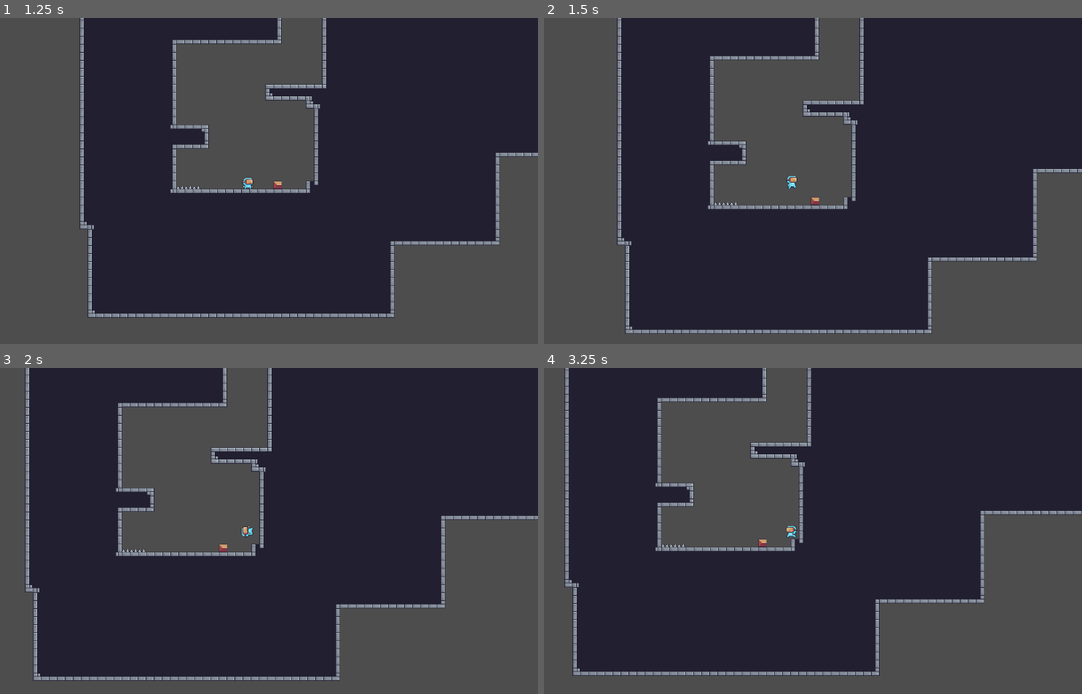
Above: before the commit, frames 1-4 (two rows, left to right).
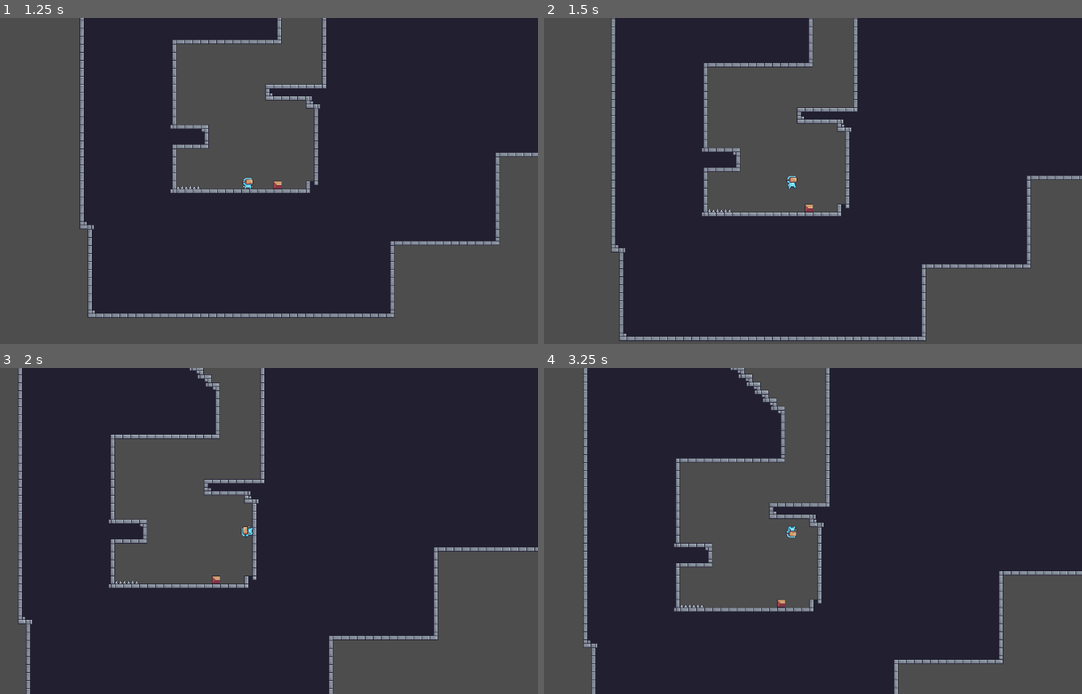
Above: after the commit, the same moments.

Repository: Snappydoodle/Shotgun-Platformer
Game: Godot game, scene res://scripts/levelSelect.tscn
The game is run twice, just before and just after one commit, with the same random seed, the same clock (stepped at 60 frames per second) and the same inputs.
Inputs (mouse positions are in pixels of both pictures, inside the frame that each line leads up to):
- Up to frame 1 (1.25 s): click "test-level" at 0.5 s
- Up to frame 2 (1.5 s): move the mouse to (920, 164) at 1.27 s; hold D (right) from 1.28 s (still down); tap Space (jump) at 1.35 s
- Up to frame 3 (2 s): keep holding D (right); tap Space (jump) at 1.52, 1.82 s
- Up to frame 4 (3.25 s): move the mouse to (673, 547) at 2.02 s; click (673, 547) at 2.1 s; tap Space (jump) at 2.27, 2.3, 2.57, 2.85 s; move the mouse to (850, 459) at 2.77 s; release D (right) at 2.78 s; hold A (left) from 2.78 s (still down)

Frame 1 is identical in both runs. In frame 2, 9.4% of the frame differs, in the area x 12-100%, y 0-100%; in frame 3, 18%; in frame 4, 30%, in the area x 3-100%, y 0-100%.

Commit message:
added collision detection for spikes

Diff:
--- a/project.godot
+++ b/project.godot
@@ -50,9 +50,10 @@
 
 [layer_names]
 
-2d_navigation/layer_1="Walls"
-2d_navigation/layer_2="Player"
-2d_navigation/layer_3="Deadly"
+2d_physics/layer_1="Walls"
+2d_physics/layer_2="Player"
+2d_physics/layer_3="Deadly"
+2d_physics/layer_4="Interractables"
 
 [physics]
 
--- a/scripts/CharacterBody2D.gd
+++ b/scripts/CharacterBody2D.gd
@@ -2,10 +2,10 @@
 
 
 @export var speed : float = 200.0
-@export var jump_velocity : float = -300.0
-@export var double_jump_velocity : float = -200.0
+@export var jump_velocity : float = -400.0
+@export var double_jump_velocity : float = -300.0
 @export var max_double_jumps: int = 1
-@export var launchMultiplier : float = 700
+@export var launchMultiplier : float = 1000
 @export var airResistance : float = 1.015
 @export var groundResistance : float = 1.2
 @export var wallBounciness : float = .065
@@ -16,7 +16,7 @@
 var double_jumps : int = 0
 var velocityLaunch = Vector2(0,0)
 var beforedir : int = 0
-var acc = 10
+@export var acc = 20
 var walkvelocity :  Vector2 = Vector2.ZERO
 var acceleration : Vector2 = Vector2.ZERO
 var mousePosition = Vector2(0,0)
@@ -155,8 +155,14 @@
 	#for index in body:
 	var tileData = body.get_cell_tile_data(0, collidedTileCoords)
 	#print(tileData)
-	if tileData.get_custom_data_by_layer_id(0): #returns true if isDeadly is true
+	var interactableType = tileData.get_custom_data_by_layer_id(0) #returns value of custom metadata
+	if interactableType == "Deadly":
 		print("die")
-	else:
-		print("not die")
+		death()
+	elif interactableType == "Spring":
+		print("boing")
 	pass
+
+func death():
+	get_tree().change_scene_to_file("res://scripts/test_level.tscn")
+	pass
--- a/scripts/placeholder tiles.tres
+++ b/scripts/placeholder tiles.tres
@@ -106,6 +106,7 @@
 12:0/0/physics_layer_1/linear_velocity = Vector2(0, 0)
 12:0/0/physics_layer_1/angular_velocity = 0.0
 12:0/0/physics_layer_1/polygon_0/points = PackedVector2Array(-8, -8, 8, -8, 8, 8, -8, 8)
+12:0/0/custom_data_0 = "Spring"
 13:0/0 = 0
 13:0/0/physics_layer_0/linear_velocity = Vector2(0, 0)
 13:0/0/physics_layer_0/angular_velocity = 0.0
@@ -982,7 +983,7 @@
 0:0/0/physics_layer_1/angular_velocity = 0.0
 0:0/0/physics_layer_1/polygon_0/points = PackedVector2Array(-5, 4, 4, 4, 4, 6.5, -5, 6.5)
 0:0/0/navigation_layer_0/polygon = SubResource("NavigationPolygon_tmwc7")
-0:0/0/custom_data_0 = true
+0:0/0/custom_data_0 = "Deadly"
 
 [resource]
 physics_layer_0/collision_layer = 1
@@ -996,7 +997,7 @@
 terrain_set_0/terrain_2/name = "Deadly"
 terrain_set_0/terrain_2/color = Color(0.839216, 0.215686, 0, 1)
 navigation_layer_0/layers = 4
-custom_data_layer_0/name = "IsDeadly"
-custom_data_layer_0/type = 1
+custom_data_layer_0/name = "interactableType Type"
+custom_data_layer_0/type = 4
 sources/1 = SubResource("TileSetAtlasSource_esf2h")
 sources/2 = SubResource("TileSetAtlasSource_30as1")
